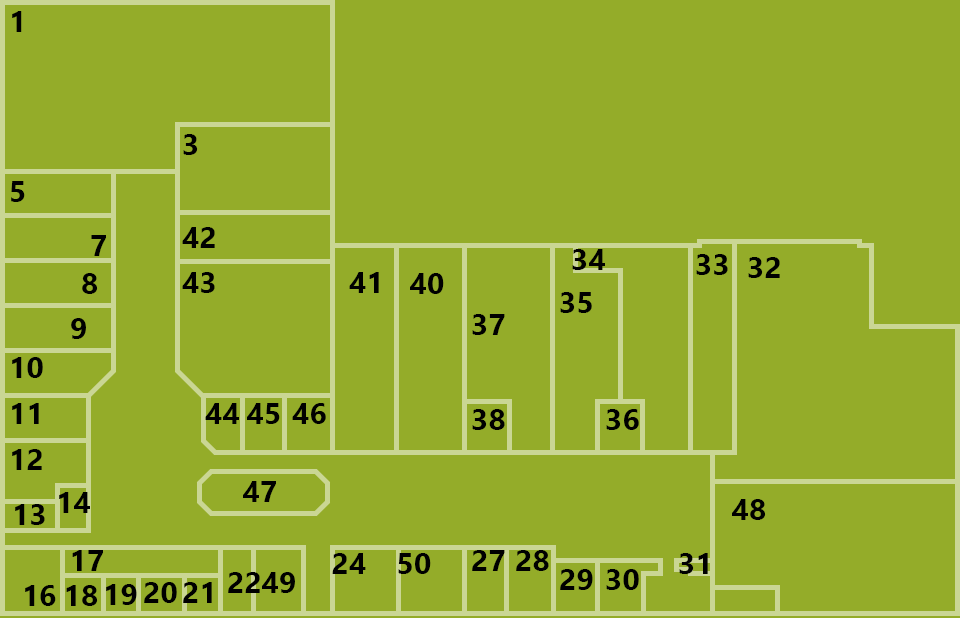
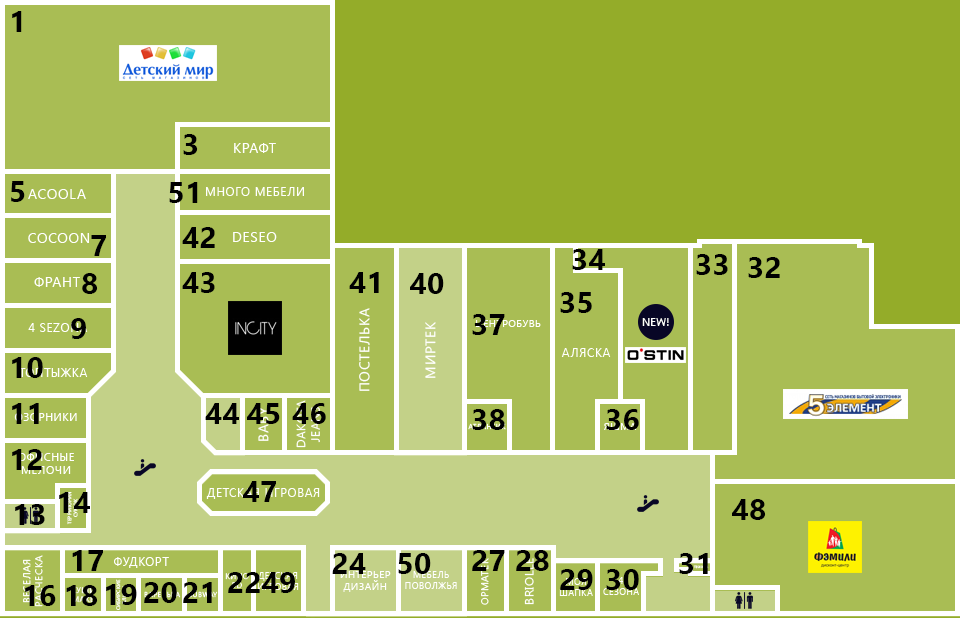
Before/after of a 960 x 618 layered artwork. What changed in the layer stack:
added layer "51" in group "Нумерация" over (169, 182, 198, 203)
added layer "Слой 4" above "Слой 3" over (0, 0, 960, 618)
hid "Слой 3" over (0, 0, 960, 616)
